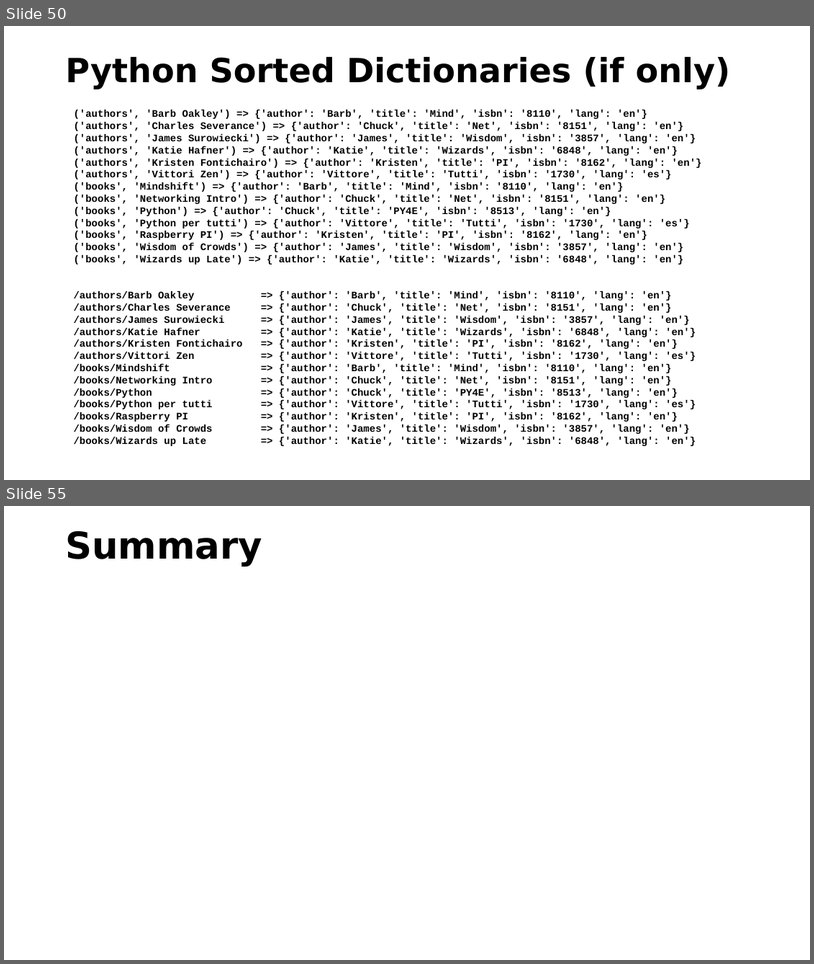
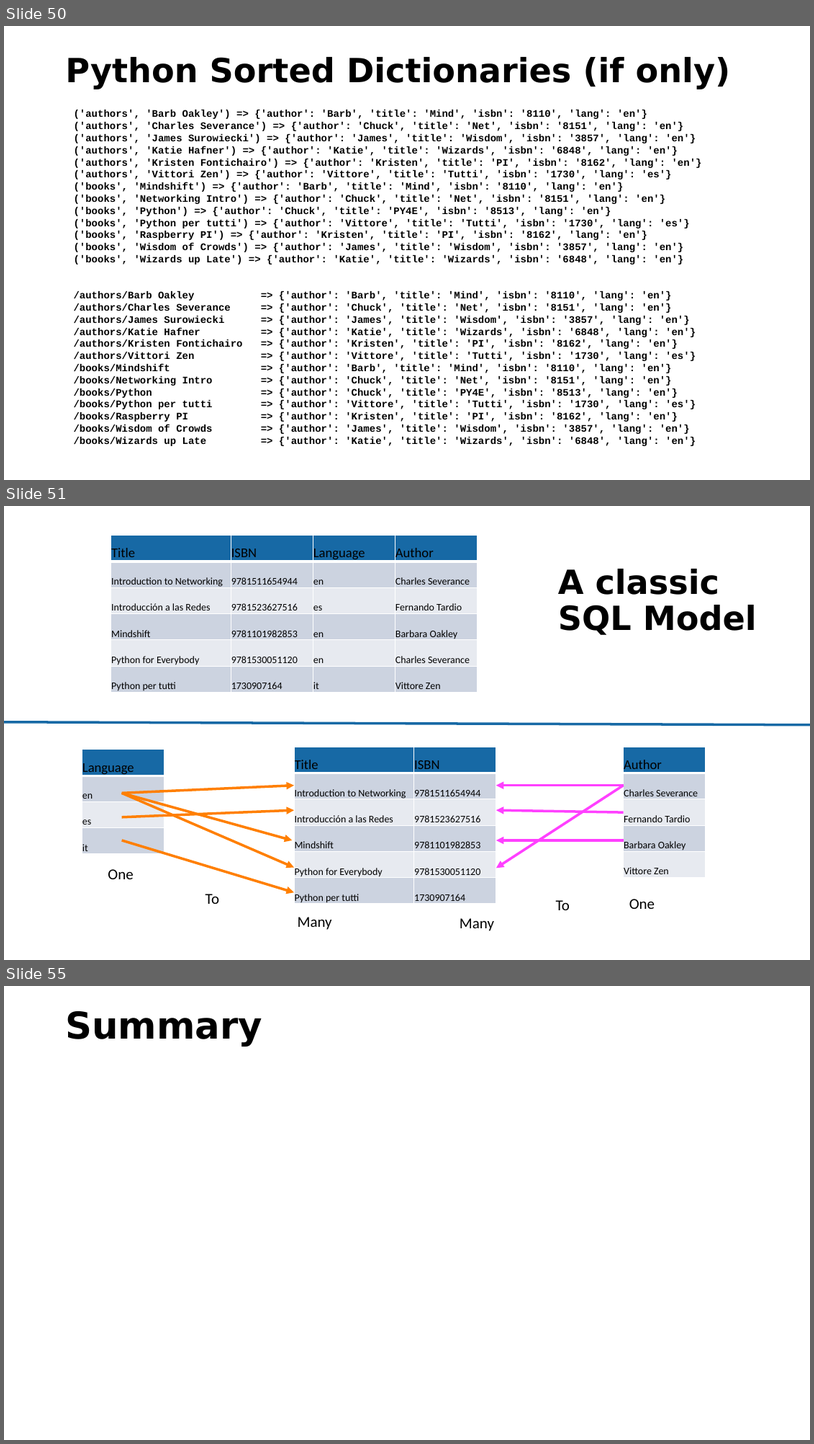
Before and after one commit to csev/pg4e, a slide deck: lectures/07-DenoKV.pptx. Shown one above the other, each under a label of ours: slides 50 and 55 before the commit, slides 50, 51 and 55 after it; the slides between them are not shown. The pictures are 814x964 and 814x1444 pixels, drawn with LibreOffice and Linux fonts; fonts in the diff are those of the drawing. Boxes give left, top, right and bottom in pixels: in the first picture for what was removed or moved away, otherwise in the second. Text is boxed around its words. In the diff, an @@ line names an element or a change of style, - is before the commit and + after.

```diff
--- a/lectures/07-DenoKV.pptx
+++ b/lectures/07-DenoKV.pptx
@@ slide 51 added at <box>4,506,810,960</box>, background #FFFFFF @@
@@ table added at <box>111,536,478,694</box>, 6 rows, 4 columns @@
+Title | ISBN | Language | Author
+Introduction to Networking | 9781511654944 | en | Charles Severance
+Introducción a las Redes | 9781523627516 | es | Fernando Tardio
+Mindshift | 9781101982853 | en | Barbara Oakley
+Python for Everybody | 9781530051120 | en | Charles Severance
+Python per tutti | 1730907164 | it | Vittore Zen
@@ title added at <box>558,569,757,635</box>, 39.6 pt, text #000000, bold @@
+A classic SQL Model
@@ line added from (4, 722) to (810, 725), #1769A5 3 pt @@
@@ table added at <box>82,749,165,857</box>, 4 rows, 1 columns @@
+Language
+en
+es
+it
@@ table added at <box>294,746,496,906</box>, 6 rows, 2 columns @@
+Title | ISBN
+Introduction to Networking | 9781511654944
+Introducción a las Redes | 9781523627516
+Mindshift | 9781101982853
+Python for Everybody | 9781530051120
+Python per tutti | 1730907164
@@ table added at <box>623,746,706,878</box>, 5 rows, 1 columns @@
+Author
+Charles Severance
+Fernando Tardio
+Barbara Oakley
+Vittore Zen
@@ arrow added from (122, 793) to (294, 785), #FF7F00 3 pt @@
@@ arrow added from (623, 785) to (496, 785), #FF40FF 3 pt @@
@@ arrow added from (623, 785) to (496, 867), #FF40FF 3 pt @@
@@ arrow added from (122, 793) to (292, 840), #FF7F00 3 pt @@
@@ arrow added from (122, 793) to (294, 867), #FF7F00 3 pt @@
@@ arrow added from (122, 817) to (294, 811), #FF7F00 3 pt @@
@@ arrow added from (623, 812) to (496, 811), #FF40FF 3 pt @@
@@ arrow added from (122, 840) to (294, 892), #FF7F00 3 pt @@
@@ arrow added from (623, 840) to (496, 840), #FF40FF 3 pt @@
@@ text added at <box>108,869,133,879</box>, 18 pt, text #000000 @@
+One
@@ text added at <box>206,893,219,903</box>, 18 pt, text #000000 @@
+To
@@ text added at <box>556,900,570,910</box>, 18 pt, text #000000 @@
+To
@@ text added at <box>630,898,655,908</box>, 18 pt, text #000000 @@
+One
@@ text added at <box>298,916,332,929</box>, 18 pt, text #000000 @@
+Many
@@ text added at <box>460,918,494,931</box>, 18 pt, text #000000 @@
+Many
```
Also in this commit, not shown: 3 slides changed, 2 other slides added, 3 slides removed.
